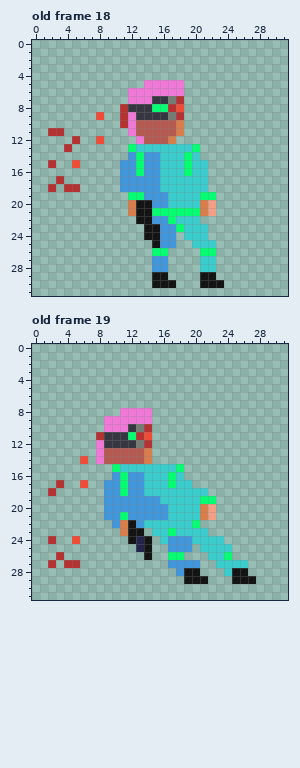
File history of a pixel-art file, assets/asesprite/hero.ase. The first picture shows the starting point.
32x32 pixels, 27 frames. Colours within 5 levels of each other are drawn and written as one. Shown: old frame 18, old frame 19. The commit also changed other frames, which this record leaves out.
The result:
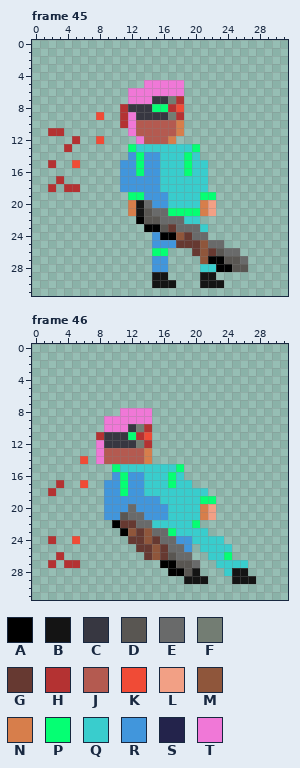
Palette (. is transparent): A #000000  B #141414  C #373741  D #595652  E #696a6a  F #737d73  G #663931  H #b43232  J #b45a50  K #f04b36  L #f2a085  M #8f563b  N #d77e4b  P #05ff73  Q #39cdcd  R #4196dc  S #23234b  T #f078d7
A new or re-ordered frame is compared with the old frame closest to it.
Commit message: Hero can use shotgun
The exact change:
frames 27 -> 54
Frame 45 is new; against old frame 18:
The author put colour A in row 27 at x 23; in row 28 at x 23 to 24.
Colour B becomes colour A in row 22 at x 13; in row 23 at x 14 to 15.
Colour Q becomes colour A in row 27 at x 22.
Colour R becomes colour A in row 24 at x 16 to 17.
The author put colour D in row 26 at x 23; in row 27 at x 24 to 25; in row 28 at x 25 to 26.
Colour B becomes colour D in rows 21 to 22 at x 14.
Colour R becomes colour D in row 22 at x 15; in row 23 at x 16.
The author put colour E in row 25 at x 23; in row 26 at x 24 to 25; in row 27 at x 26.
Colour B becomes colour E in row 20 at x 14.
Colour P becomes colour E in row 21 at x 15 to 16; in row 22 at x 17; in row 23 at x 18.
Colour Q becomes colour E in row 22 at x 18; in row 23 at x 19 to 20; in row 24 at x 20 to 21; in row 25 at x 22.
Colour R becomes colour E in row 22 at x 16.
The author put colour G in row 25 at x 18 to 19; in row 26 at x 20.
Colour P becomes colour G in row 26 at x 22.
Colour Q becomes colour G in row 24 at x 19; in row 25 at x 20.
Colour R becomes colour G in row 23 at x 17.
The author put colour M in row 24 at x 18.
Colour P becomes colour M in row 26 at x 21.
Colour Q becomes colour M in row 25 at x 21; in row 27 at x 21.
Colour B becomes colour R in rows 24 to 25 at x 15.
The edit erases colour B in row 24 at x 14.
Frame 46 is new; against old frame 19:
The author put colour A in row 27 at x 16; in row 28 at x 17.
Colour N becomes colour A in row 23 at x 11.
Colour R becomes colour A in row 22 at x 10; in row 27 at x 17; in row 28 at x 18.
Colour B becomes colour D in row 28 at x 19.
Colour P becomes colour D in row 21 at x 11; in row 26 at x 17.
Colour R becomes colour D in row 27 at x 18 to 19.
The author put colour E in row 26 at x 19.
Colour P becomes colour E in row 26 at x 18.
Colour Q becomes colour E in row 22 at x 14; in row 23 at x 15 to 16; in row 24 at x 16.
Colour R becomes colour E in row 20 at x 12; in row 21 at x 12 to 13; in row 22 at x 13; in row 24 at x 17; in row 25 at x 17 to 18; in row 27 at x 20.
The author put colour G in row 24 at x 15; in rows 25 to 26 at x 16.
Colour B becomes colour G in row 22 at x 12; in row 23 at x 13; in row 24 at x 12; in rows 25 to 26 at x 14.
Colour N becomes colour G in row 22 at x 11.
Colour S becomes colour G in rows 24 to 25 at x 13.
The author put colour M in row 23 at x 14; in rows 25 to 26 at x 15.
Colour B becomes colour M in row 23 at x 12; in row 24 at x 14.
Boxes around the changes in both pictures, in picture pixels (x1, y1, x2, y2):
changed: (136, 200, 248, 272)
changed: (112, 504, 200, 576)
